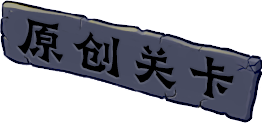
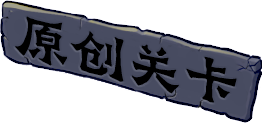
Before/after of a 262x123 layered artwork. What changed in the layer stack:
renamed "GraveBustedStoneLishuSc.ttf｜默认" to "项目字体｜原创关卡", painted on it over (15, 16, 237, 103)
